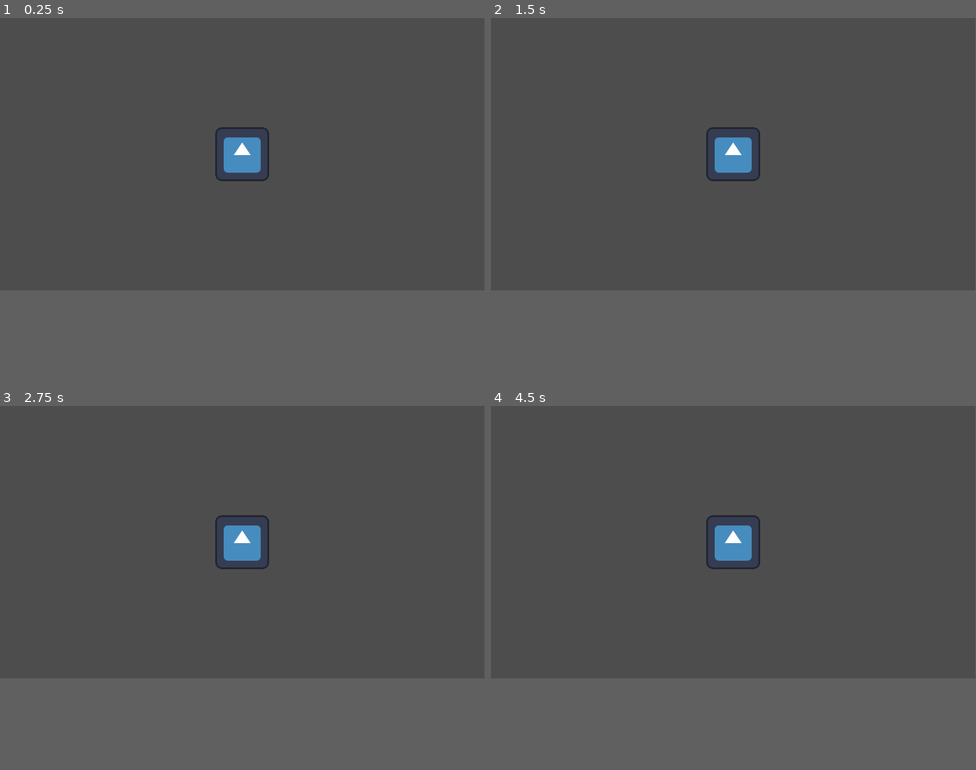
Above: before the commit, frames 1-4 (two rows, left to right).
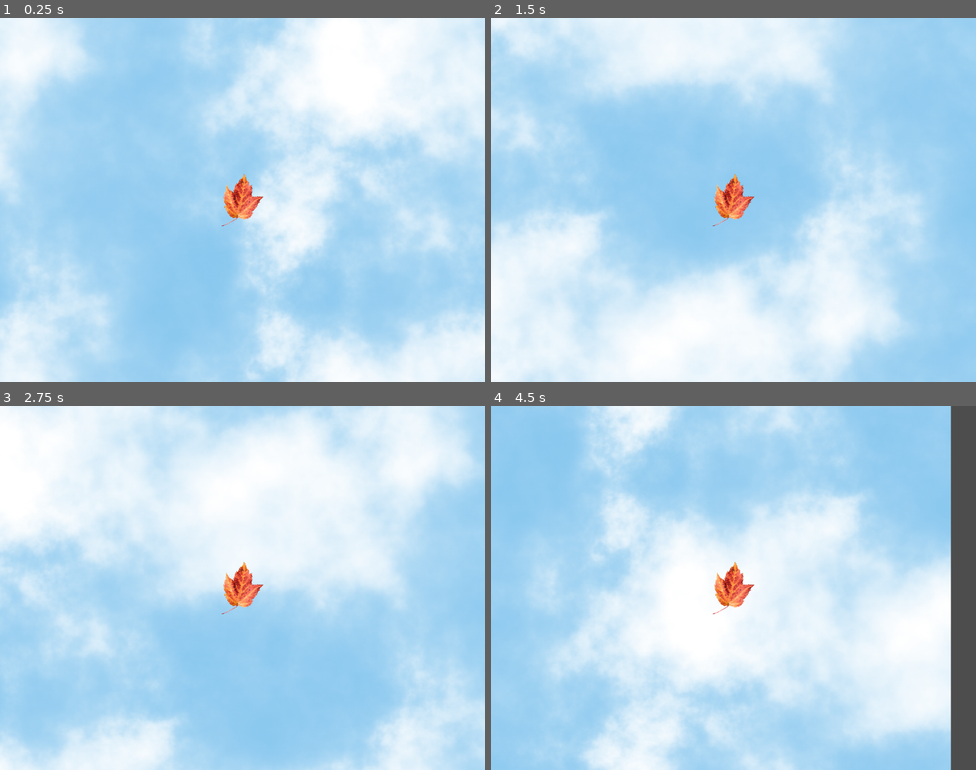
Above: after the commit, the same moments.

Repository: ctln-d/leaf
Game: Godot game, scene res://main.tscn
Two runs of this game, one before a commit and one after it. Both use one fixed random seed, a clock stepped at 60 frames per second and the inputs below. The engine's default icon, where the game draws it, is replaced by a stand-in: a white triangle on a blue panel in a dark square.
Inputs:
- Up to frame 1 (0.25 s): no input
- Up to frame 2 (1.5 s): hold Right (right) from 0.53 s (still down)
- Up to frame 3 (2.75 s): release Right (right) at 2.03 s; hold Left (left) from 2.03 s (still down)
- Up to frame 4 (4.5 s): release Left (left) at 2.78 s; hold Right (right) 2.78-4.28 s; hold Left (left) from 4.28 s (still down)
In our replay, the window is 799x449 before the commit and 800x600 after it. These sizes can differ from the game's own. Grey fills any space a smaller window leaves; there, only what the larger window draws over its background counts as a difference.

The runs differ from the first frame. In frame 1, 88% of the frame differs, in the area x 0-100%, y 0-100%; in frame 2, 82%; in frame 3, 86%; in frame 4, 95%, in the area x 0-95%, y 0-100%.

Commit message:
player and bg

Diff:
--- a/main.tscn
+++ b/main.tscn
@@ -1,21 +1,181 @@
 [gd_scene format=3 uid="uid://bh103kdxd4w7u"]
 
 [ext_resource type="Script" uid="uid://baw8il3n6qr1k" path="res://player.gd" id="1_0xm2m"]
-[ext_resource type="Texture2D" uid="uid://c4kut3njxdhph" path="res://icon.svg" id="2_h2yge"]
+[ext_resource type="Texture2D" uid="uid://cnsodvg7mvion" path="res://assets/leaf.png" id="2_0xm2m"]
+[ext_resource type="Texture2D" uid="uid://bvugtobs5gvgu" path="res://assets/sky/Cloudy_Sky-Blue_01-1024x512.png" id="3_h2yge"]
 
-[sub_resource type="RectangleShape2D" id="RectangleShape2D_1bvp3"]
-size = Vector2(135, 128)
+[sub_resource type="CircleShape2D" id="CircleShape2D_0xm2m"]
+radius = 76.687675
 
 [node name="Node" type="Node" unique_id=51574842]
 
-[node name="Player" type="CharacterBody2D" parent="." unique_id=1812817524]
+[node name="Background" type="Node2D" parent="." unique_id=1529062350]
+position = Vector2(512, 0)
+scale = Vector2(1.5, 1.5)
+
+[node name="Sprite2D" type="Sprite2D" parent="Background" unique_id=1915781196]
+texture = ExtResource("3_h2yge")
+
+[node name="Sprite2D2" type="Sprite2D" parent="Background" unique_id=628984291]
+position = Vector2(0, 512)
+texture = ExtResource("3_h2yge")
+
+[node name="Sprite2D3" type="Sprite2D" parent="Background" unique_id=1806412823]
+position = Vector2(0, 1024)
+texture = ExtResource("3_h2yge")
+
+[node name="Sprite2D4" type="Sprite2D" parent="Background" unique_id=896469812]
+position = Vector2(0, 1536)
+texture = ExtResource("3_h2yge")
+
+[node name="Sprite2D5" type="Sprite2D" parent="Background" unique_id=1100739413]
+position = Vector2(0, 2048)
+texture = ExtResource("3_h2yge")
+
+[node name="Sprite2D6" type="Sprite2D" parent="Background" unique_id=34143139]
+position = Vector2(0, 2560)
+texture = ExtResource("3_h2yge")
+
+[node name="Sprite2D7" type="Sprite2D" parent="Background" unique_id=37722781]
+position = Vector2(1024, 0)
+texture = ExtResource("3_h2yge")
+
+[node name="Sprite2D8" type="Sprite2D" parent="Background" unique_id=1614048126]
+position = Vector2(1024, 512)
+texture = ExtResource("3_h2yge")
+
+[node name="Sprite2D9" type="Sprite2D" parent="Background" unique_id=1829618396]
+position = Vector2(1024, 1024)
+texture = ExtResource("3_h2yge")
+
+[node name="Sprite2D10" type="Sprite2D" parent="Background" unique_id=845730260]
+position = Vector2(1024, 1536)
+texture = ExtResource("3_h2yge")
+
+[node name="Sprite2D11" type="Sprite2D" parent="Background" unique_id=1745556732]
+position = Vector2(1024, 2048)
+texture = ExtResource("3_h2yge")
+
+[node name="Sprite2D12" type="Sprite2D" parent="Background" unique_id=1742865993]
+position = Vector2(1024, 2560)
+texture = ExtResource("3_h2yge")
+
+[node name="Sprite2D13" type="Sprite2D" parent="Background" unique_id=361650555]
+position = Vector2(-1024, 0)
+texture = ExtResource("3_h2yge")
+
+[node name="Sprite2D14" type="Sprite2D" parent="Background" unique_id=723254669]
+position = Vector2(-1024, 512)
+texture = ExtResource("3_h2yge")
+
+[node name="Sprite2D15" type="Sprite2D" parent="Background" unique_id=1302324715]
+position = Vector2(-1024, 1024)
+texture = ExtResource("3_h2yge")
+
+[node name="Sprite2D16" type="Sprite2D" parent="Background" unique_id=919085900]
+position = Vector2(-1024, 1536)
+texture = ExtResource("3_h2yge")
+
+[node name="Sprite2D17" type="Sprite2D" parent="Background" unique_id=14234566]
+position = Vector2(-1024, 2048)
+texture = ExtResource("3_h2yge")
+
+[node name="Sprite2D18" type="Sprite2D" parent="Background" unique_id=212417598]
+position = Vector2(-1024, 2560)
+texture = ExtResource("3_h2yge")
+
+[node name="Sprite2D19" type="Sprite2D" parent="Background" unique_id=1767512572]
+position = Vector2(-1024, 0)
+texture = ExtResource("3_h2yge")
+
+[node name="Sprite2D20" type="Sprite2D" parent="Background" unique_id=693359791]
+position = Vector2(0, 3072.0005)
+texture = ExtResource("3_h2yge")
+
+[node name="Sprite2D21" type="Sprite2D" parent="Background" unique_id=414554724]
+position = Vector2(0, 3584.0015)
+texture = ExtResource("3_h2yge")
+
+[node name="Sprite2D22" type="Sprite2D" parent="Background" unique_id=2048391211]
+position = Vector2(0, 4096.0005)
+texture = ExtResource("3_h2yge")
+
+[node name="Sprite2D23" type="Sprite2D" parent="Background" unique_id=577234248]
+position = Vector2(0, 4608.0005)
+texture = ExtResource("3_h2yge")
+
+[node name="Sprite2D24" type="Sprite2D" parent="Background" unique_id=929672179]
+position = Vector2(0, 5120)
+texture = ExtResource("3_h2yge")
+
+[node name="Sprite2D25" type="Sprite2D" parent="Background" unique_id=1668456624]
+position = Vector2(0, 5632.0005)
+texture = ExtResource("3_h2yge")
+
+[node name="Sprite2D26" type="Sprite2D" parent="Background" unique_id=1716404492]
+position = Vector2(1024, 3072.0005)
+texture = ExtResource("3_h2yge")
+
+[node name="Sprite2D27" type="Sprite2D" parent="Background" unique_id=2052219058]
+position = Vector2(1024, 3584.0015)
+texture = ExtResource("3_h2yge")
+
+[node name="Sprite2D28" type="Sprite2D" parent="Background" unique_id=268057818]
+position = Vector2(1024, 4096.0005)
+texture = ExtResource("3_h2yge")
+
+[node name="Sprite2D29" type="Sprite2D" parent="Background" unique_id=1529227259]
+position = Vector2(1024, 4608.0005)
+texture = ExtResource("3_h2yge")
+
+[node name="Sprite2D30" type="Sprite2D" parent="Background" unique_id=135919170]
+position = Vector2(1024, 5120)
+texture = ExtResource("3_h2yge")
+
+[node name="Sprite2D31" type="Sprite2D" parent="Background" unique_id=2147112743]
+position = Vector2(1024, 5632.0005)
+texture = ExtResource("3_h2yge")
+
+[node name="Sprite2D32" type="Sprite2D" parent="Background" unique_id=1598024322]
+position = Vector2(-1024, 3072.0005)
+texture = ExtResource("3_h2yge")
+
+[node name="Sprite2D33" type="Sprite2D" parent="Background" unique_id=1734156478]
+position = Vector2(-1024, 3584.0015)
+texture = ExtResource("3_h2yge")
+
+[node name="Sprite2D34" type="Sprite2D" parent="Background" unique_id=1216355344]
+position = Vector2(-1024, 4096.0005)
+texture = ExtResource("3_h2yge")
+
+[node name="Sprite2D35" type="Sprite2D" parent="Background" unique_id=822316779]
+position = Vector2(-1024, 4608.0005)
+texture = ExtResource("3_h2yge")
+
+[node name="Sprite2D36" type="Sprite2D" parent="Background" unique_id=1957236887]
+position = Vector2(-1024, 5120)
+texture = ExtResource("3_h2yge")
+
+[node name="Sprite2D37" type="Sprite2D" parent="Background" unique_id=1746031644]
+position = Vector2(-1024, 5632.0005)
+texture = ExtResource("3_h2yge")
+
+[node name="Sprite2D38" type="Sprite2D" parent="Background" unique_id=997415359]
+position = Vector2(-1024, 3072.0005)
+texture = ExtResource("3_h2yge")
+
+[node name="Player" type="CharacterBody2D" parent="." unique_id=1740180775]
+position = Vector2(512, 384)
+scale = Vector2(0.5, 0.5)
 script = ExtResource("1_0xm2m")
 
-[node name="Sprite2D" type="Sprite2D" parent="Player" unique_id=2028321789]
-texture = ExtResource("2_h2yge")
+[node name="Sprite2D" type="Sprite2D" parent="Player" unique_id=84413723]
+scale = Vector2(0.1, 0.1)
+texture = ExtResource("2_0xm2m")
 
-[node name="CollisionShape2D" type="CollisionShape2D" parent="Player" unique_id=916888647]
-position = Vector2(-2.5, 0)
-shape = SubResource("RectangleShape2D_1bvp3")
+[node name="CollisionShape2D" type="CollisionShape2D" parent="Player" unique_id=1845766389]
+position = Vector2(-3, 5)
+shape = SubResource("CircleShape2D_0xm2m")
 
-[node name="Camera2D" type="Camera2D" parent="Player" unique_id=1206396680]
+[node name="Camera2D" type="Camera2D" parent="Player" unique_id=1741912206]
+scale = Vector2(2, 2)
--- a/player.gd
+++ b/player.gd
@@ -2,13 +2,12 @@
 
 
 const SPEED = 900.0
-const JUMP_VELOCITY = -900.0
 
 
 func _physics_process(delta: float) -> void:
 	# Add the gravity.
 	if not is_on_floor():
-		velocity += get_gravity() * delta
+		velocity += get_gravity() * delta * 0.2
 
 	# Get the input direction and handle the movement/deceleration.
 	# As good practice, you should replace UI actions with custom gameplay actions.
--- a/project.godot
+++ b/project.godot
@@ -14,6 +14,11 @@
 run/main_scene="uid://bh103kdxd4w7u"
 config/features=PackedStringArray("4.6", "Forward Plus")
 config/icon="res://icon.svg"
+
+[display]
+
+window/size/viewport_width=1024
+window/size/viewport_height=768
 
 [editor_plugins]
 
Binary file added: assets/leaf.png
Not shown, added: assets/leaf.png.import
Binary file added: assets/sky/Cloudy_Sky-Blue_01-1024x512.png
Not shown, added: assets/sky/Cloudy_Sky-Blue_01-1024x512.png.import
Binary file added: assets/sky/Cloudy_Sky-Blue_02-1024x512.png
Not shown, added: assets/sky/Cloudy_Sky-Blue_02-1024x512.png.import
Binary file added: assets/sky/Cloudy_Sky-Blue_03-1024x512.png
Not shown, added: assets/sky/Cloudy_Sky-Blue_03-1024x512.png.import
Binary file added: assets/sky/Cloudy_Sky-Blue_04-1024x512.png
Not shown, added: assets/sky/Cloudy_Sky-Blue_04-1024x512.png.import
